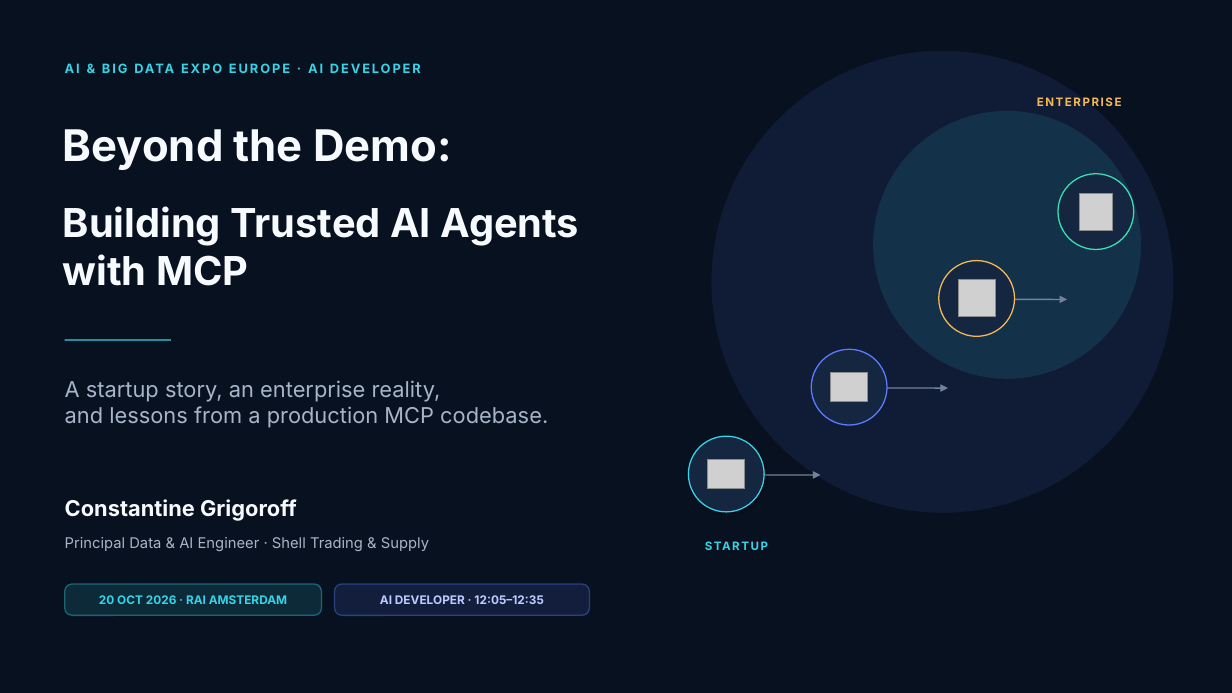
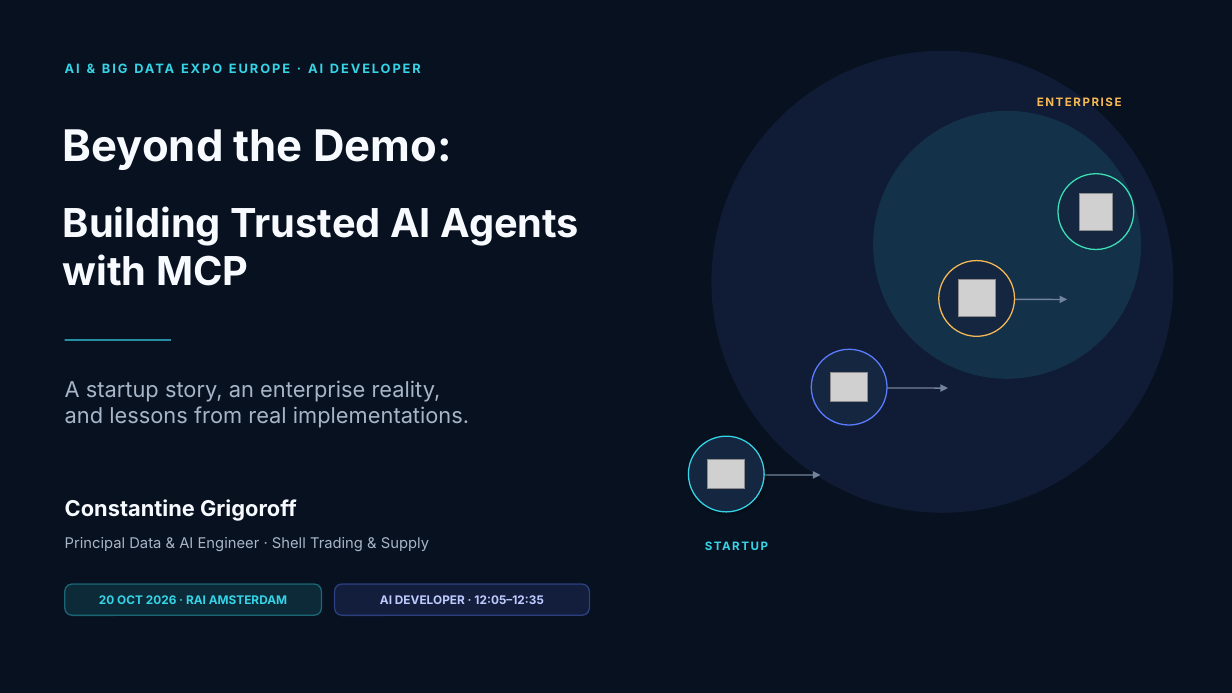
Before and after one commit to kolygri/kolygri.github.io, a slide deck: slide 1 of presentations/Beyond_the_Demo_Trusted_AI_Agents_MCP_AI_Expo_2026.pptx. Drawn at 1232x693 pixels with LibreOffice and Linux fonts; fonts in the diff are those of the drawing; grey boxes stand for pictures; background and template pictures are left out. Boxes give left, top, right and bottom in pixels: in the first picture for what was removed or moved away, otherwise in the second. Text is boxed around its words. In the diff, an @@ line names an element or a change of style, - is before the commit and + after.

```diff
--- a/presentations/Beyond_the_Demo_Trusted_AI_Agents_MCP_AI_Expo_2026.pptx
+++ b/presentations/Beyond_the_Demo_Trusted_AI_Agents_MCP_AI_Expo_2026.pptx
@@ text at [65, 406, 469, 428]: text changed @@
-and lessons from a production MCP codebase.
+and lessons from real implementations.
```
Also in this commit, not shown: 10 other slides changed, 1 other file.
